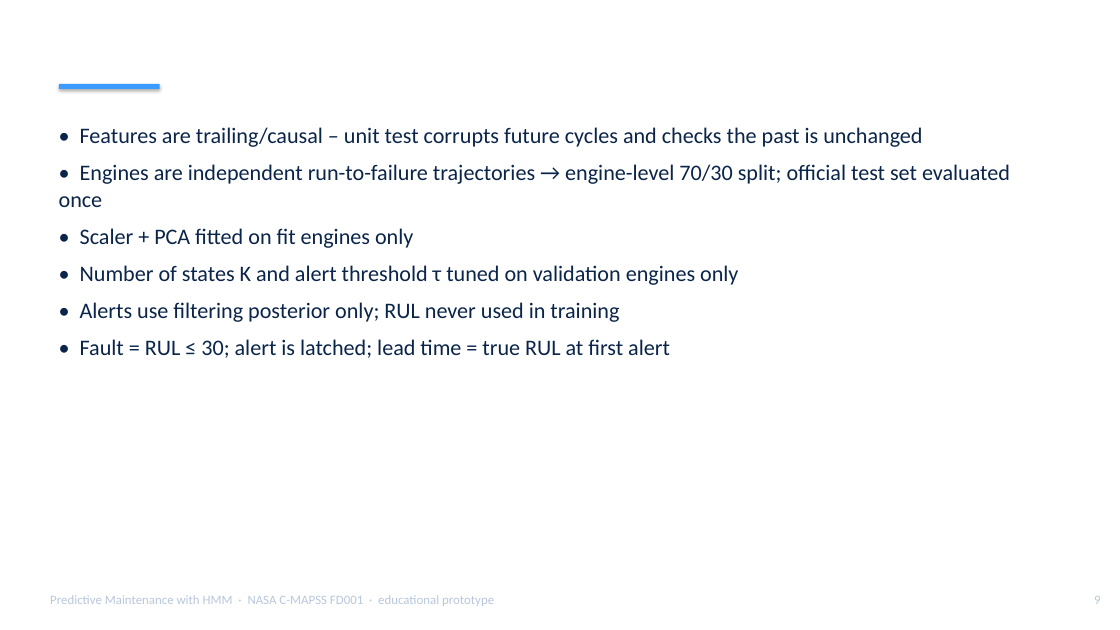
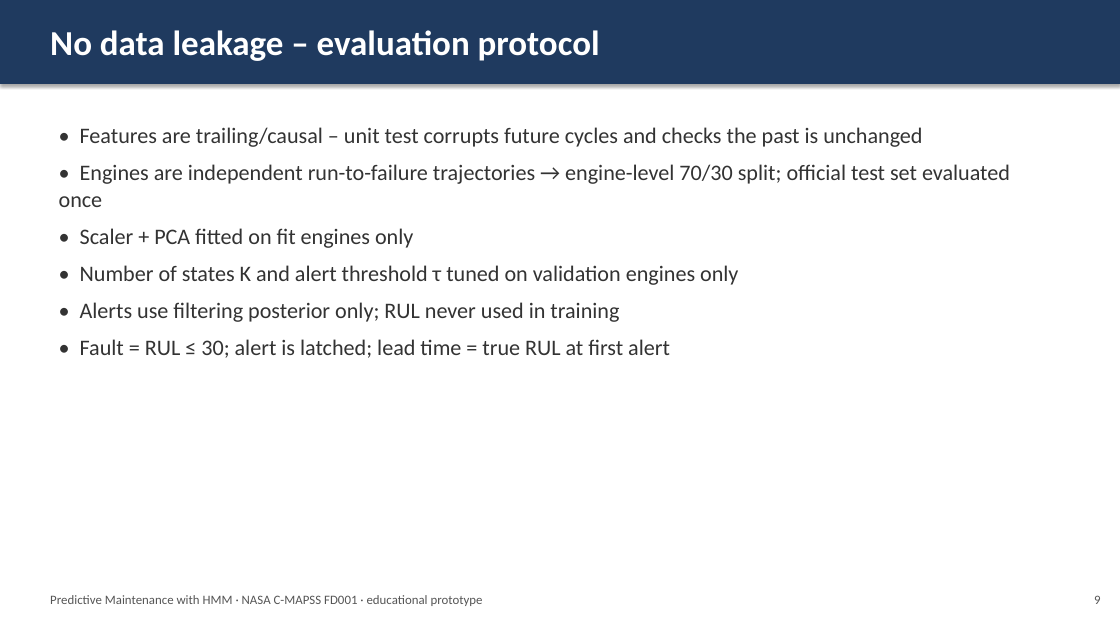
Before and after one commit to Ishita09-prog/predictive-maintenance-hmm, a slide deck: slide 9 of reports/Presentation.pptx. Drawn at 1120x630 pixels with LibreOffice and Linux fonts; fonts in the diff are those of the drawing; background and template pictures are left out. Boxes give left, top, right and bottom in pixels: in the first picture for what was removed or moved away, otherwise in the second. Text is boxed around its words. In the diff, an @@ line names an element or a change of style, - is before the commit and + after.

```diff
--- a/reports/Presentation.pptx
+++ b/reports/Presentation.pptx
@@ rectangle added at (0, 0, 1120, 84), fill #1F3A5F @@
@@ text "No data leakage – evaluation ..." rewrapped from (50, 25, 1059, 84) to (50, 30, 600, 61) @@
@@ rectangle removed at (59, 84, 160, 89) @@
@@ rounded rectangle removed at (34, 105, 1084, 475) @@
@@ text "• Features are trailing/causal – ..." at (59, 127, 1010, 358): text colour #0B254A to #333333 @@
@@ text "Predictive Maintenance with HMM · ..." at (50, 595, 483, 606): text colour #B8C7DC to #555555 @@
@@ text "9" at (1094, 595, 1100, 604): text colour #B8C7DC to #555555 @@
```
Also in this commit, not shown: 13 other slides changed.
